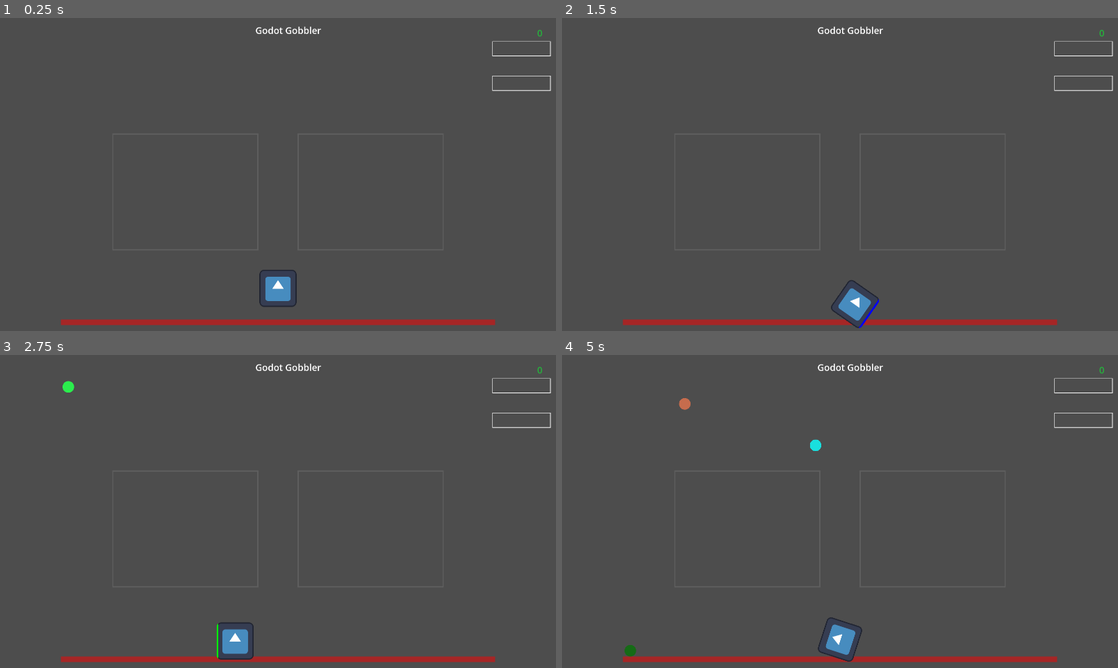
Above: before the commit, frames 1-4 (two rows, left to right).
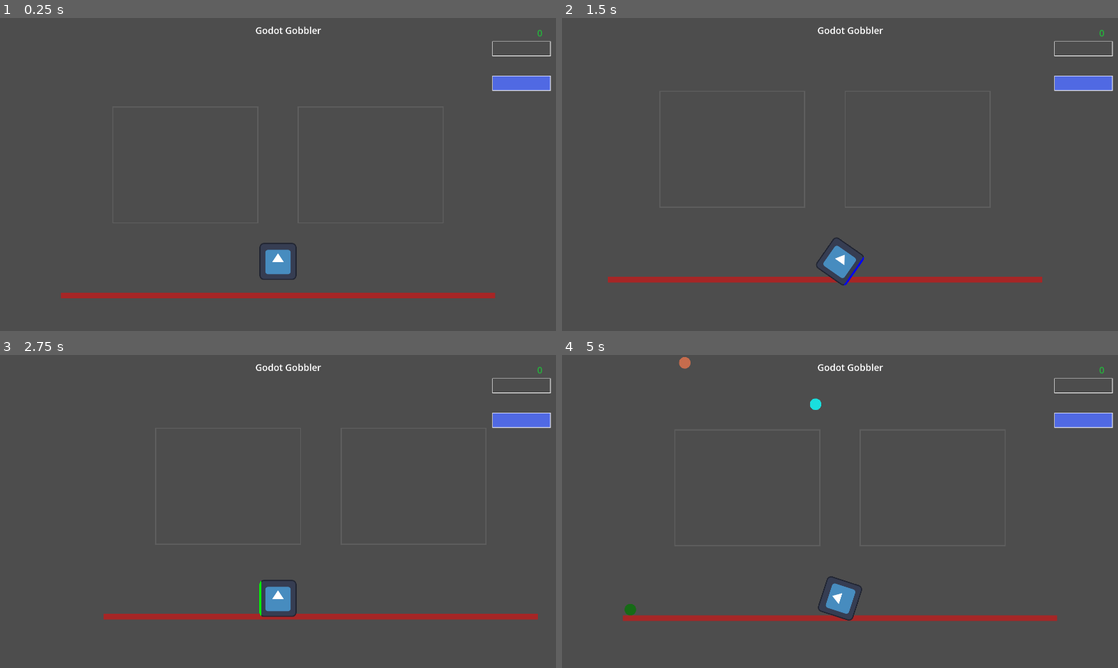
Above: after the commit, the same moments.

Repository: ggolden/Godot-gobbler
Game: Godot game, scene res://game.tscn
Two runs of this game, one before a commit and one after it. Both use one fixed random seed, a clock stepped at 60 frames per second and the inputs below. The engine's default icon, where the game draws it, is replaced by a stand-in: a white triangle on a blue panel in a dark square.
Inputs (mouse positions are in pixels of both pictures, inside the frame that each line leads up to):
- Up to frame 1 (0.25 s): no input
- Up to frame 2 (1.5 s): tap Enter (ui_accept) at 0.5, 0.77 s; move the mouse to (962, 158) at 0.52 s; hold Right (ui_right) from 0.53 s (still down); click (962, 158) at 0.67 s; move the mouse to (728, 190) at 1.27 s
- Up to frame 3 (2.75 s): tap Enter (ui_accept) at 1.52 s; move the mouse to (333, 442) at 2.02 s; release Right (ui_right) at 2.03 s; hold Left (ui_left) from 2.03 s (still down)
- Up to frame 4 (5 s): move the mouse to (812, 574) at 2.77 s; release Left (ui_left) at 2.78 s; hold Right (ui_right) 2.78-4.28 s; click (812, 574) at 2.92 s; tap Enter (ui_accept) at 3.02, 3.77, 4.52 s; move the mouse to (1006, 558) at 3.52 s; move the mouse to (673, 464) at 4.27 s; hold Left (ui_left) from 4.28 s (still down)

The runs differ from the first frame. In frame 1, 4.2% of the frame differs, in the area x 10-99%, y 18-99%; in frame 2, 4.5%; in frame 3, 4.5%; in frame 4, 4.8%, in the area x 10-99%, y 0-99%.

Commit message:
moved the starting fuel to the game from the gobbler; put the UI in a CanvasLayer so it stays fixed on screen if the world scrolls; added a camera to the player to follow it.

Diff:
--- a/game.gd
+++ b/game.gd
@@ -3,29 +3,37 @@
 ## Game controller
 
 
-## amount of score per fuel grant
-const FULE_COST = 5
+## amount of score needed for granting a single second of fuel
+const FUEL_COST = 5
+
+
+## starging fuel (in seconds)
+@export var starting_fuel = 10.0
+
 
 ## player's score
 var _player_score: int = 0
 
 ## player will get more fule at this score
-var _next_fuel_award_score = FULE_COST
+var _next_fuel_award_score = FUEL_COST
+
+@onready var _ui = $HUD/UI
 
 
 # Called when the node enters the scene tree for the first time.
 func _ready():
 	$GobbleSpawner.gobble_was_gobbled.connect(_gobble_was_gobbled)
 	$Gobbler.fuel_level_changed.connect(
-		func (value: float): $UI.show_fuel(value)
+		func (value: float): _ui.show_fuel(value)
 	)
+	$Gobbler.add_fuel(starting_fuel)
 
 
 func _gobble_was_gobbled(value: int, color: Color):
 	_player_score += value
-	$UI.show_score(_player_score)
+	_ui.show_score(_player_score)
 	$Gobbler.light_up(color)
 
 	if _player_score >= _next_fuel_award_score:
 		$Gobbler.add_fuel(1)
-		_next_fuel_award_score += FULE_COST
+		_next_fuel_award_score += FUEL_COST
--- a/game.tscn
+++ b/game.tscn
@@ -49,10 +49,12 @@
 [node name="CollisionShape2D" type="CollisionShape2D" parent="World/StaticBody2D"]
 shape = SubResource("RectangleShape2D_nmsok")
 
-[node name="UI" parent="." instance=ExtResource("1_1epo8")]
-
 [node name="GobbleSpawner" parent="." instance=ExtResource("2_3ntm0")]
 
 [node name="Gobbler" parent="." instance=ExtResource("4_blj8o")]
 position = Vector2(960, 900)
 movement_type = 5
+
+[node name="HUD" type="CanvasLayer" parent="."]
+
+[node name="UI" parent="HUD" instance=ExtResource("1_1epo8")]
--- a/gobbler.gd
+++ b/gobbler.gd
@@ -20,8 +20,7 @@
 @export var fly_rate = 400.0
 ## jump velocity
 @export var jump_rate = 100.0
-## starging fuel (in seconds)
-@export var starting_fuel = 10.0
+
 
 # gravity from project settings to sync with RigidBody nodes
 var _gravity = ProjectSettings.get_setting("physics/2d/default_gravity")
@@ -30,7 +29,7 @@
 var _reset_rotation = 0
 var _target = Vector2.ZERO
 
-var _fuel = starting_fuel
+var _fuel = 0
 
 
 func _ready():
--- a/gobbler.tscn
+++ b/gobbler.tscn
@@ -31,5 +31,8 @@
 [node name="engine_timer" type="Timer" parent="."]
 wait_time = 0.1
 
+[node name="follow_camera" type="Camera2D" parent="."]
+offset = Vector2(2.08165e-12, -300)
+
 [connection signal="timeout" from="light_up_timer" to="." method="_on_light_up_timer_timeout"]
 [connection signal="timeout" from="engine_timer" to="." method="_on_engine_timer_timeout"]
--- a/level_bar.gd
+++ b/level_bar.gd
@@ -25,7 +25,7 @@
 
 
 ## current level
-var _level: float = 50
+@onready var _level: float = min_level + ((max_level - min_level) / 2)
 
 ## keep the current level within the min and max
 func _bound_level():
--- a/ui.tscn
+++ b/ui.tscn
@@ -41,4 +41,4 @@
 position = Vector2(1700, 199)
 bar_color = Color(0.313726, 0.411765, 0.890196, 1)
 min_level = 0.0
-max_level = 100.0
+max_level = 10.0
